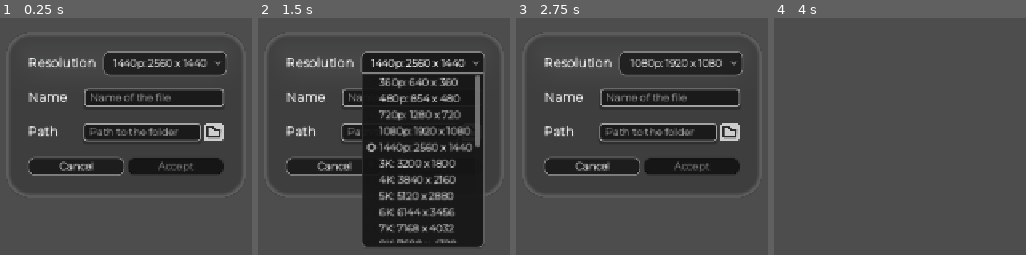
Above: before the commit, frames 1-4 (left to right).
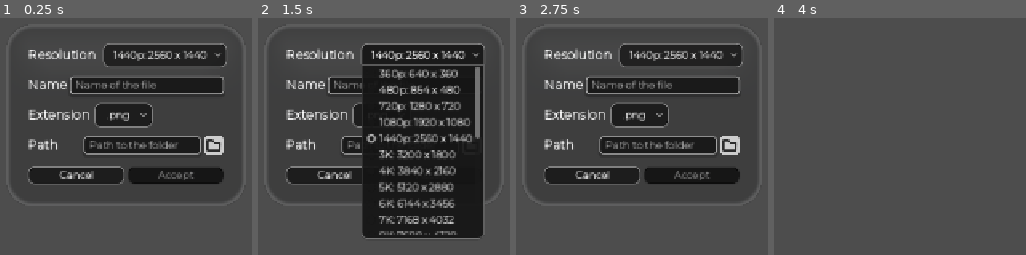
Above: after the commit, the same moments.

Repository: ADOGamedev/Fractals
Game: Godot game, scene res://scenes/image_saver.tscn
Same seed, same stepped clock (60 frames per second), same inputs: the game is played once before the commit and once after it. This scene is started directly instead of the project's main scene.
Inputs (mouse positions are in pixels of both pictures, inside the frame that each line leads up to; where the layout moved, square brackets give the same spot in the first picture):
- Up to frame 1 (0.25 s): no input
- Up to frame 2 (1.5 s): click (381, 115) at 0.5 s, where only the run after the commit has a clickable ".png"; click "1440p: 2560 x 1440" at 1.25 s
- Up to frame 3 (2.75 s): click (730, 145) [730, 131] at 2 s
- Up to frame 4 (4 s): click "1080p: 1920 x 1080" (after the commit: "1440p: 2560 x 1440") at 2.75 s; click "Cancel" at 3.5 s

The runs differ from the first frame. In frame 1, 29% of the frame differs, in the area x 4-96%, y 5-76%; in frame 2, 29%, in the area x 4-96%, y 5-97%; in frame 3, 28%; in frame 4, nothing differs.

Commit message:
Minor Improvement in Mandelbrot Color Widget

Diff:
--- a/scenes/image_saver.tscn
+++ b/scenes/image_saver.tscn
@@ -94,7 +94,7 @@
 process_mode = 3
 z_index = 11
 layout_mode = 2
-theme_override_constants/separation = 26
+theme_override_constants/separation = 19
 
 [node name="resolution_hbox_cont" type="HBoxContainer" parent="Panel/VBoxContainer" unique_id=138159634]
 process_mode = 3
@@ -142,8 +142,53 @@
 z_index = 11
 layout_mode = 2
 size_flags_horizontal = 3
+size_flags_stretch_ratio = 7.08
 theme = ExtResource("2_wd3pt")
 placeholder_text = "Name of the file"
+
+[node name="extension_hbox_cont" type="HBoxContainer" parent="Panel/VBoxContainer" unique_id=1859241035]
+process_mode = 3
+z_index = 11
+layout_mode = 2
+size_flags_vertical = 3
+theme_override_constants/separation = 12
+
+[node name="name_label" type="Label" parent="Panel/VBoxContainer/extension_hbox_cont" unique_id=1738624681]
+process_mode = 3
+z_index = 11
+layout_mode = 2
+size_flags_horizontal = 3
+size_flags_stretch_ratio = 0.39
+theme = ExtResource("2_wd3pt")
+theme_override_fonts/font = SubResource("FontVariation_icukn")
+text = "Extension"
+
+[node name="extensions_option_button" type="OptionButton" parent="Panel/VBoxContainer/extension_hbox_cont" unique_id=703153249]
+unique_name_in_owner = true
+process_mode = 3
+z_index = 11
+layout_mode = 2
+size_flags_horizontal = 3
+size_flags_stretch_ratio = 2.16
+theme = ExtResource("2_wd3pt")
+alignment = 1
+selected = 0
+item_count = 5
+popup/item_0/text = ".png"
+popup/item_0/id = 0
+popup/item_1/text = ".jpg"
+popup/item_1/id = 1
+popup/item_2/text = ".bmp"
+popup/item_2/id = 2
+popup/item_3/text = ".tif"
+popup/item_3/id = 3
+popup/item_4/text = ".webp"
+popup/item_4/id = 4
+
+[node name="Control" type="Control" parent="Panel/VBoxContainer/extension_hbox_cont" unique_id=1887904234]
+layout_mode = 2
+size_flags_horizontal = 3
+size_flags_stretch_ratio = 2.74
 
 [node name="path_hbox_cont" type="HBoxContainer" parent="Panel/VBoxContainer" unique_id=340730253]
 process_mode = 3
@@ -213,9 +258,9 @@
 anchor_right = 1.0
 anchor_bottom = 1.0
 offset_left = -25.0
-offset_top = -104.0
+offset_top = -118.0
 offset_right = 28.0
-offset_bottom = 106.0
+offset_bottom = 116.0
 grow_horizontal = 2
 grow_vertical = 2
 mouse_filter = 2
@@ -269,6 +314,7 @@
 access = 2
 use_native_dialog = true
 
+[connection signal="item_selected" from="Panel/VBoxContainer/extension_hbox_cont/extensions_option_button" to="." method="_on_extensions_option_button_item_selected"]
 [connection signal="pressed" from="Panel/VBoxContainer/path_hbox_cont/folder_button" to="." method="_on_folder_button_pressed"]
 [connection signal="pressed" from="Panel/VBoxContainer/HBoxContainer4/cancel_button" to="." method="_on_cancel_button_pressed"]
 [connection signal="pressed" from="Panel/VBoxContainer/HBoxContainer4/accept_button" to="." method="_on_accept_button_pressed"]
--- a/scenes/mandelbrot_color_widget.tscn
+++ b/scenes/mandelbrot_color_widget.tscn
@@ -269,7 +269,6 @@
 unique_name_in_owner = true
 layout_mode = 2
 variable_name = "Gradient Repetition"
-short_variable_name = "gᵣ"
 sensitivity = 0.001
 exp_edit = true
 curr_value = 1500.0
@@ -289,7 +288,6 @@
 unique_name_in_owner = true
 layout_mode = 2
 variable_name = "Gradient Attenuation"
-short_variable_name = "gₐ"
 sensitivity = 0.003
 curr_value = 1.0
 
--- a/src/image_saver/image_saver.gd
+++ b/src/image_saver/image_saver.gd
@@ -31,6 +31,8 @@
 var MAX_POPUP_Y_SIZE = 292
 var DEFUALT_RESOLUTION_INDEX = 4
 var MAX_IMAGE_PIXELS = 268435456
+
+var extension = ".png"
 
 func _ready() -> void:
 	get_tree().paused = true
@@ -137,7 +139,7 @@
 
 func _on_accept_button_pressed() -> void:
 	var res = get_vec2_resolution(%resolutions_option_button.selected)
-	var path = %path_line_edit.text + "/" + %name_line_edit.text + ".png"
+	var path = %path_line_edit.text + "/" + %name_line_edit.text + extension
 
 	if FileAccess.file_exists(path):
 		$overwrite_dialog.visible = true
@@ -148,10 +150,14 @@
 
 func _on_overwrite_accept_button_pressed() -> void:
 	var res = get_vec2_resolution(%resolutions_option_button.selected)
-	var path = %path_line_edit.text + "/" + %name_line_edit.text + ".png"
+	var path = %path_line_edit.text + "/" + %name_line_edit.text + extension
 
 	render_image(res.x, res.y, path)
 
 
 func _on_overwrite_cancel_button_pressed() -> void:
 	$overwrite_dialog.visible = false
+
+
+func _on_extensions_option_button_item_selected(index: int) -> void:
+	extension = %extensions_option_button.get_item_text(index)
--- a/src/mandelbrot_fractal/mandelbrot.gdshader
+++ b/src/mandelbrot_fractal/mandelbrot.gdshader
@@ -157,6 +157,9 @@
 		float angle = atan(grad.y, grad.x) / (2.*pi) + 0.25;
 		float cicles = float(iterations) / gradient_repetition;
 		angle = fract(angle * cicles);
+		if (color_with_angle) {
+			angle = pow(angle, gradient_attenuation);
+		}
 		if (!grad_mapping_inverted) {
 			angle = 1. - angle;
 		}
@@ -167,6 +170,7 @@
 		}
 		else if (color_with_mag) {
 			mag = fract(mag * float(iterations) / (0.1 + gradient_repetition));
+			mag = pow(mag, gradient_attenuation);
 			color = texture(gradient, vec2(mag, 0.)).rgb;
 		}
 	    COLOR = vec4(color, 1.0);
--- a/src/mandelbrot_fractal/mandelbrot_color_widget.gd
+++ b/src/mandelbrot_fractal/mandelbrot_color_widget.gd
@@ -1,11 +1,13 @@
 extends Control
 
-enum GradMappingConfig {DISABLED, HSV, ANGLE, MAG}
+enum GradMappingConfig {DISABLED, HSB, ANGLE, MAG}
 
 var DEFAULT_GRADIENT_ATENUATION = 1.0
 var GRADIENT_MAPPING_ATTENUATION = 8.0
 
 @export var default_grad_index = 0
+
+var last_smoothened_grad = false
 
 @export var gradients : Array[Gradient]
 @export var gradients_names : Array[String]
@@ -47,6 +49,9 @@
 
 
 func _process(_delta: float) -> void:
+	if !%smoothened_gradient_checkbox.disabled:
+		last_smoothened_grad = %smoothened_gradient_checkbox.button_pressed
+
 	MandelbrotConfig.grad = %GradientSelector.grad
 	MandelbrotConfig.color = %ColorPickerButton.color
 	MandelbrotConfig.grad_attenuation = %gradient_attenuation.get_value()
@@ -71,13 +76,11 @@
 
 	match %gradient_mapping_button.selected:
 		GradMappingConfig.ANGLE:
-			%gradient_attenuation.set_disabled(true)
 			MandelbrotConfig.color_with_angle = true
 		GradMappingConfig.MAG:
-			%gradient_attenuation.set_disabled(false)
 			MandelbrotConfig.color_with_mag = true
 		_:
-			%gradient_attenuation.set_disabled(false)
+			pass
 
 	%PopupMenu.position = %gradient_menu_button.global_position +  Vector2(%gradient_menu_button.size.x - 3, %gradient_menu_button.size.y / 2.)
 	%PopupMenu.position += Vector2i(0, -%PopupMenu.size.y / 2.)
@@ -110,6 +113,15 @@
 	if index == GradMappingConfig.DISABLED:
 		%gradient_attenuation.initial_value = DEFAULT_GRADIENT_ATENUATION
 		%gradient_attenuation.set_value(DEFAULT_GRADIENT_ATENUATION)
-	else:
+		%smoothened_gradient_checkbox.button_pressed = last_smoothened_grad
+		%smoothened_gradient_checkbox.disabled = false
+	elif index == GradMappingConfig.HSB:
 		%gradient_attenuation.initial_value = GRADIENT_MAPPING_ATTENUATION
 		%gradient_attenuation.set_value(GRADIENT_MAPPING_ATTENUATION)
+		%smoothened_gradient_checkbox.button_pressed = true
+		%smoothened_gradient_checkbox.disabled = true
+	else:
+		%gradient_attenuation.initial_value = DEFAULT_GRADIENT_ATENUATION
+		%gradient_attenuation.set_value(DEFAULT_GRADIENT_ATENUATION)
+		%smoothened_gradient_checkbox.button_pressed = true
+		%smoothened_gradient_checkbox.disabled = true
--- a/src/mandelbulb_fractal/mandelbulb_fractal.gdshader
+++ b/src/mandelbulb_fractal/mandelbulb_fractal.gdshader
@@ -202,7 +202,6 @@
 
 float map(in vec3 p) {
 	if (mandelbox) {
-		//p *= mandelboox_space_scale;
 		float d = julia ? sdJuliaMandelbox(p) : sdMandelbox(p);
 
 		return abs(d);
@@ -262,7 +261,7 @@
 	if (hit || !single_color_bg) {
 		float dp = 0.;
 		vec3 n;
-		if (hit) {
+		if (hit && abs(lighting_strength) > 1e-10) {
     		n = normals(rayPos);
     		dp = dot(light_dir, n);
 		}
--- a/src/n_flake/n_flake.gdshader
+++ b/src/n_flake/n_flake.gdshader
@@ -92,7 +92,7 @@
 
         for (int k = 0; k < int(sides); k++) {
             vec2 child = inverse_child_transform(p, k, s, radius);
-            float dist_sdf = regular_polygon_sdf(child, radius, sides); // SDF local
+            float dist_sdf = regular_polygon_sdf(child, radius, sides);
 
             if (dist_sdf < 0.0) {
                 float geo = length(child);
@@ -164,6 +164,7 @@
     return (d <= 0.) ? 1. : 0.;
 }
 
+
 vec3 hsv_to_rgb(vec3 hsv) {
 	vec4 K = vec4(1.0, 2.0 / 3.0, 1.0 / 3.0, 3.0);
 	vec3 p = abs(fract(hsv.xxx + K.xyz) * 6.0 - K.www);
